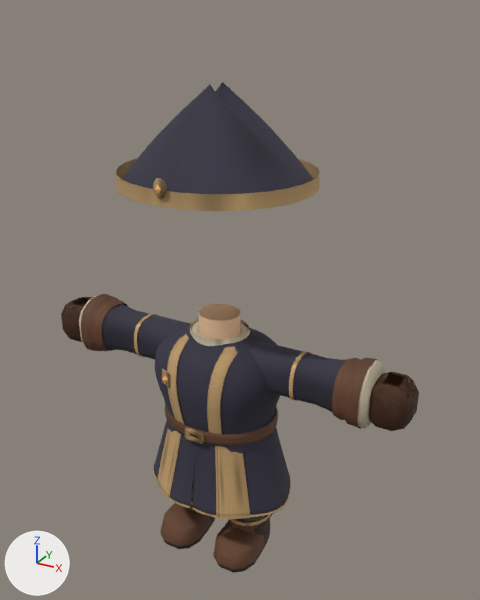
What one commit did to the glTF model src/assets/models/wardrobe/classes/traje_clerigo_forja.glb.
Camera for both pictures: a 50 mm camera at (1.49, -2.5, 2.67) aimed at (0.07, 0.08, 1.38). Arrows for +X, +Y and +Z are at lower left; the lights stay in place. The picture after the commit comes second. Vertices at exactly the same position are counted once.

The first picture shows 'medieval-leg-l', 'medieval-leg-r', 'medieval-sleeve-l', 'medieval-sleeve-r', 'medieval-tunic', 'suit-bracer-l', 'suit-bracer-r', 'suit-glove-left', 'suit-glove-right', 'suit-head' and 5 more.
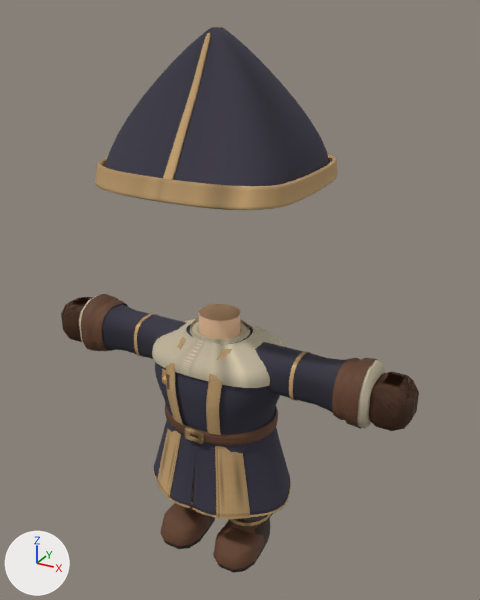
Pixel boxes [x1, y1, x2, y2] of what changed, in the pictures (480 x 600 px; the box of a moved part takes in the faces that stretch with it):
'suit-head', reshaped (19% wider, 40% taller)
    before: [116, 81, 320, 211]
    after: [95, 27, 338, 210]
'medieval-tunic', reshaped
    before: [153, 304, 291, 519]
    after: [152, 304, 291, 519]
part 1 of me_medieval_tunic, rebuilt (9% narrower)
    before: [167, 334, 189, 424]
    after: [166, 337, 186, 425]
part 2 of me_medieval_tunic, rebuilt
    before: [207, 346, 238, 434]
    after: [206, 349, 232, 435]
part 3 of me_medieval_tunic, added
    after: [152, 319, 286, 388]
part 4 of me_medieval_tunic, moved or reshaped
    before: [155, 338, 281, 434]
    after: [155, 362, 280, 434]
part 5 of me_suit_head, rebuilt (18% wider, 40% taller)
    before: [122, 81, 313, 194]
    after: [105, 27, 330, 186]
part 6 of me_suit_head, rebuilt (19% wider, 8% taller)
    before: [116, 159, 320, 211]
    after: [95, 154, 338, 210]
part 7 of me_suit_head, added
    after: [163, 33, 211, 180]
part 8 of me_suit_head, deleted
    before: [153, 178, 167, 199]

The edits, one by one:
me_medieval_tunic is used by ob_medieval_tunic; location (0.0, 0.0, 0.0).
me_medieval_tunic had 2864 vertices, 4976 faces and spanned x -0.395..0.395, y -0.307..0.304, z 0.35..1.335.
me_medieval_tunic now has 3161 vertices, 5488 faces and spans x -0.395..0.395, y -0.307..0.304, z 0.35..1.335.
me_medieval_tunic part 1: the loose piece of 112 vertices spanning x -0.163..-0.07, y -0.263..-0.006, z 0.81..1.225 is rebuilt with 112 vertices and now spans x -0.163..-0.07, y -0.272..-0.033, z 0.81..1.225.
me_medieval_tunic part 2: the loose piece of 112 vertices spanning x 0.07..0.163, y -0.263..-0.006, z 0.81..1.225 is rebuilt with 112 vertices and now spans x 0.07..0.163, y -0.272..-0.033, z 0.81..1.225.
me_medieval_tunic part 3: a new loose piece of 297 vertices spanning x -0.346..0.346, y -0.261..0.261, z 1.072..1.24, in mat_linen.
me_medieval_tunic part 4: 219 vertices moved from x -0.335..0.311, y -0.258..0.252, z 0.813..1.151 to x -0.334..0.309, y -0.267..0.252, z 0.813..1.151; 2 vertices removed from x -0.16, y -0.256..-0.239, z 1.045; 2 vertices added at x -0.16, y -0.255..-0.238, z 1.045.
Other edits to the shape of me_medieval_tunic do not show in these pictures.
me_suit_head is used by ob_suit_head; location (0.0, 0.0, 0.0).
me_suit_head had 920 vertices, 1704 faces and spanned x -0.452..0.452, y -0.456..0.432, z 1.96..2.389.
me_suit_head now has 2488 vertices, 4968 faces and spans x -0.477..0.477, y -0.442..0.462, z 1.978..2.6.
me_suit_head part 5: the loose piece of 640 vertices spanning x -0.446..0.446, y -0.425..0.425, z 1.96..2.389 is rebuilt with 1248 vertices and now spans x -0.451..0.451, y -0.418..0.438, z 1.983..2.6.
me_suit_head part 6: the loose piece of 128 vertices spanning x -0.452..0.452, y -0.432..0.432, z 1.96..2.025 is rebuilt with 864 vertices and now spans x -0.477..0.477, y -0.442..0.462, z 1.978..2.067.
me_suit_head part 7: a new loose piece of 230 vertices spanning x -0.023..0.023, y -0.404..-0.047, z 2.026..2.582, in mat_tunictrim.
me_suit_head part 8: the loose piece of 146 vertices spanning x -0.032..0.032, y -0.446..-0.428, z 1.995..2.075 is deleted.
Other edits to the shape of me_suit_head do not show in these pictures.
me_suit_head no longer uses material mat_brass.
me_suit_head no longer uses material mat_gem (orange #ffc17a).
